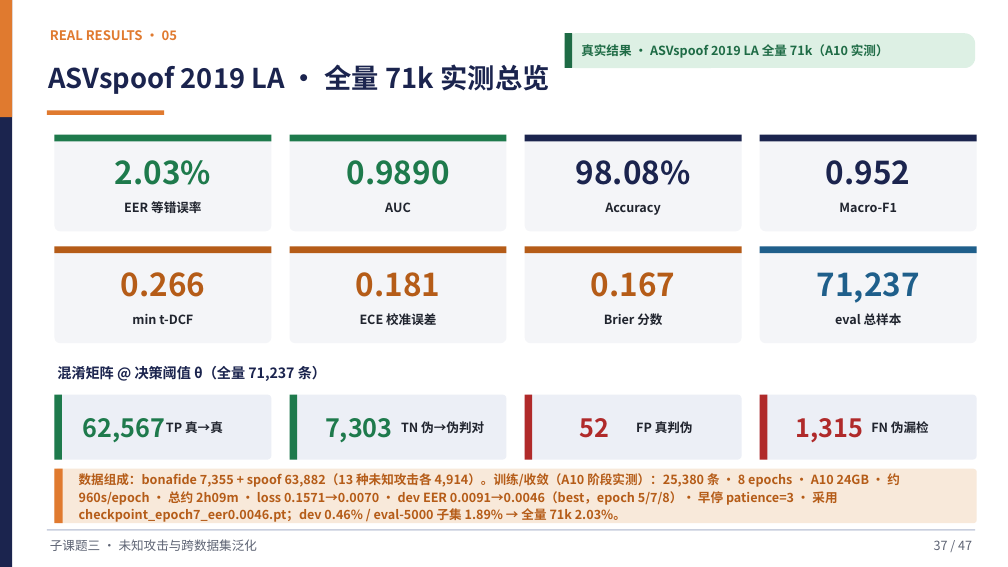
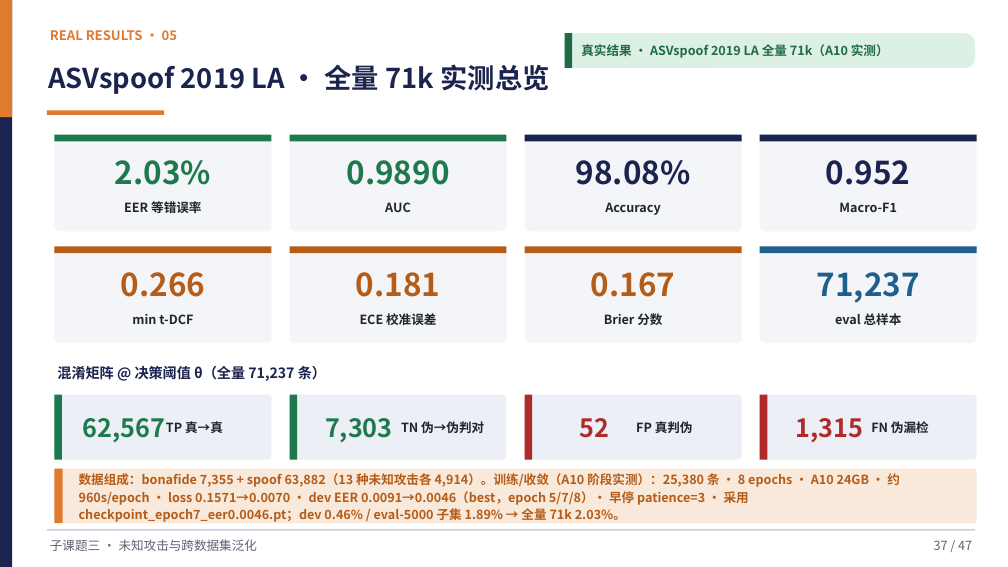
Before and after one commit to Yihuai-Zhang/learngit, a slide deck: slide 36 of 子课题三答辩-未知攻击与跨数据集泛化.pptx (slide 37 before the commit). Drawn at 1008x567 pixels with LibreOffice and Linux fonts; fonts in the diff are those of the drawing. Boxes give left, top, right and bottom in pixels: in the first picture for what was removed or moved away, otherwise in the second. Text is boxed around its words. In the diff, an @@ line names an element or a change of style, - is before the commit and + after.

```diff
--- a/子课题三答辩-未知攻击与跨数据集泛化.pptx
+++ b/子课题三答辩-未知攻击与跨数据集泛化.pptx
@@ text at [79, 473, 900, 522]: text changed @@
-数据组成：bonafide 7,355 + spoof 63,882（13 种未知攻击各 4,914）。训练/收敛（A10 阶段实测）：25,380 条 · 8 epochs · A10 24GB · 约 960s/epoch · 总约 2h09m · loss 0.1571→0.0070 · dev EER 0.0091→0.0046（best，epoch 5/7/8）· 早停 patience=3 · 采用 checkpoint_epoch7_eer0.0046.pt；dev 0.46% / eval-5000 子集 1.89% → 全量 71k 2.03%。
+数据组成：bonafide 7,355 + spoof 63,882（13 种未知攻击各 4,914）。训练/收敛（A10 阶段实测）：25,380 条 · 8 epochs · A10 24GB · 约 960s/epoch · loss 0.1571→0.0070 · dev EER 0.0091→0.0046（best，epoch 5/7/8）· 早停 patience=3 · 采用 checkpoint_epoch7_eer0.0046.pt；dev 0.46% / eval-5000 子集 1.89% → 全量 71k 2.03%。
```
Also in this commit, not shown: 30 other slides changed, 1 slide added, 3 slides removed, 2 other files.
